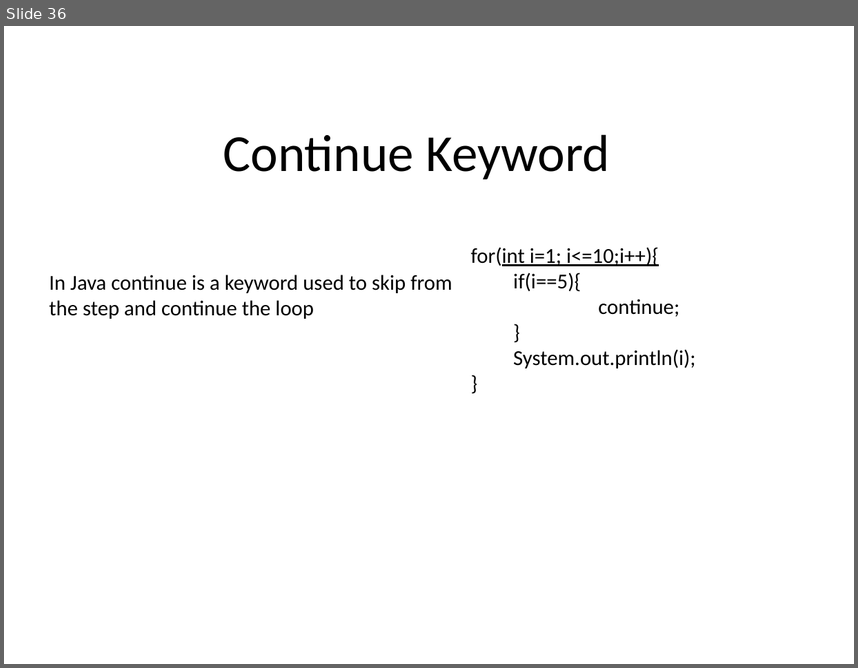
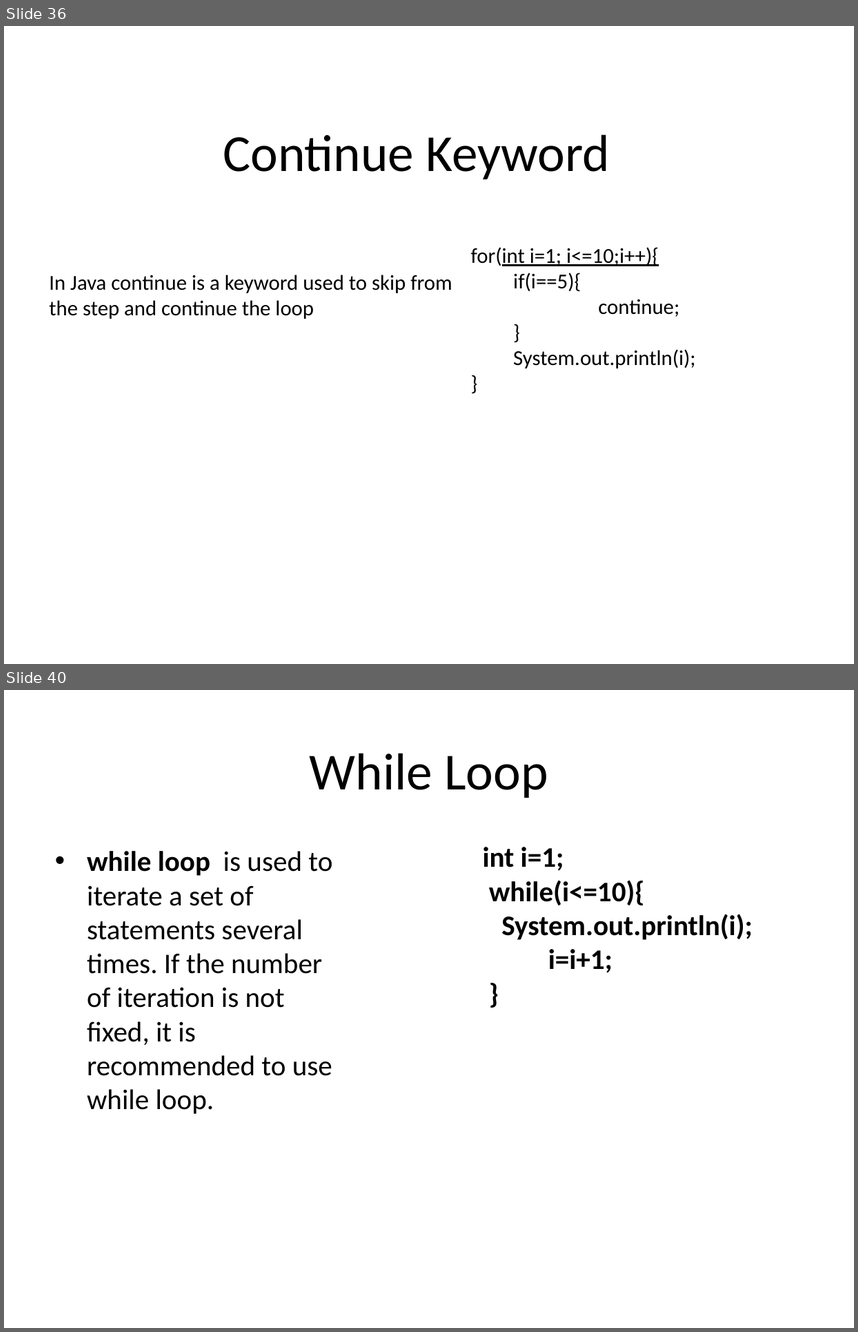
Before and after one commit to sharathchandraGupta/MyRepository, a slide deck: JavaTutorial.pptx. Shown one above the other, each under a label of ours: slide 36 before the commit, slides 36 and 40 after it; the slides between them are not shown. The pictures are 858x668 and 858x1332 pixels, drawn with LibreOffice and Linux fonts; fonts in the diff are those of the drawing. Boxes give left, top, right and bottom in pixels: in the first picture for what was removed or moved away, otherwise in the second. Text is boxed around its words. In the diff, an @@ line names an element or a change of style, - is before the commit and + after.

```diff
--- a/JavaTutorial.pptx
+++ b/JavaTutorial.pptx
@@ slide 40 added at (4,690,854,1328), background #FFFFFF @@
@@ title added at (310,753,548,798), 44 pt, text #000000 @@
+While Loop
@@ text added at (87,851,332,1114), 24 pt, text #000000 @@
+• while loop is used to iterate a set of statements several times. If the number of iteration is not fixed, it is recommended to use while loop.
@@ text added at (483,847,752,973), 24 pt, text #000000, bold @@
+int i=1;
+while(i<=10){
+System.out.println(i);
+i=i+1;
+}
```
Also in this commit, not shown: 6 other slides added, 2 slides removed.
